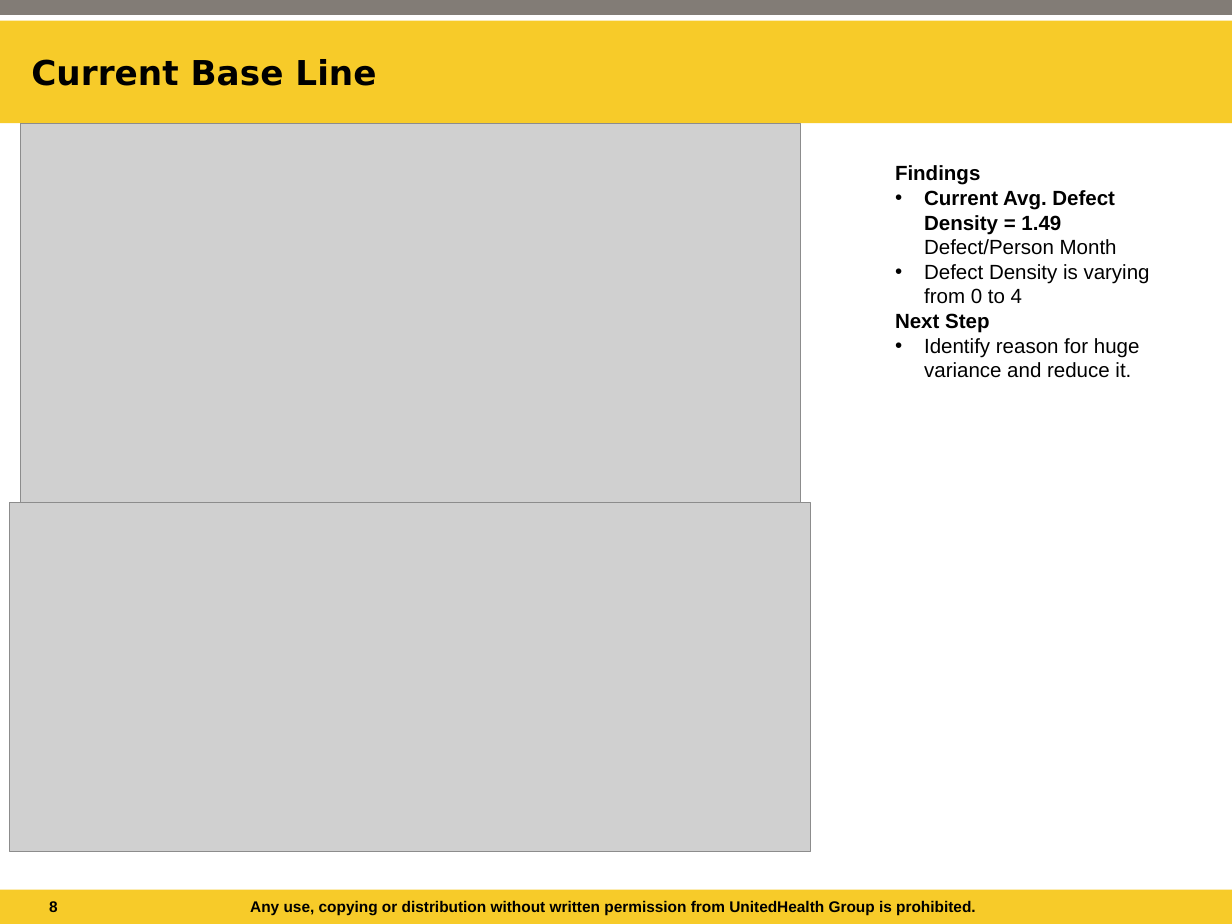
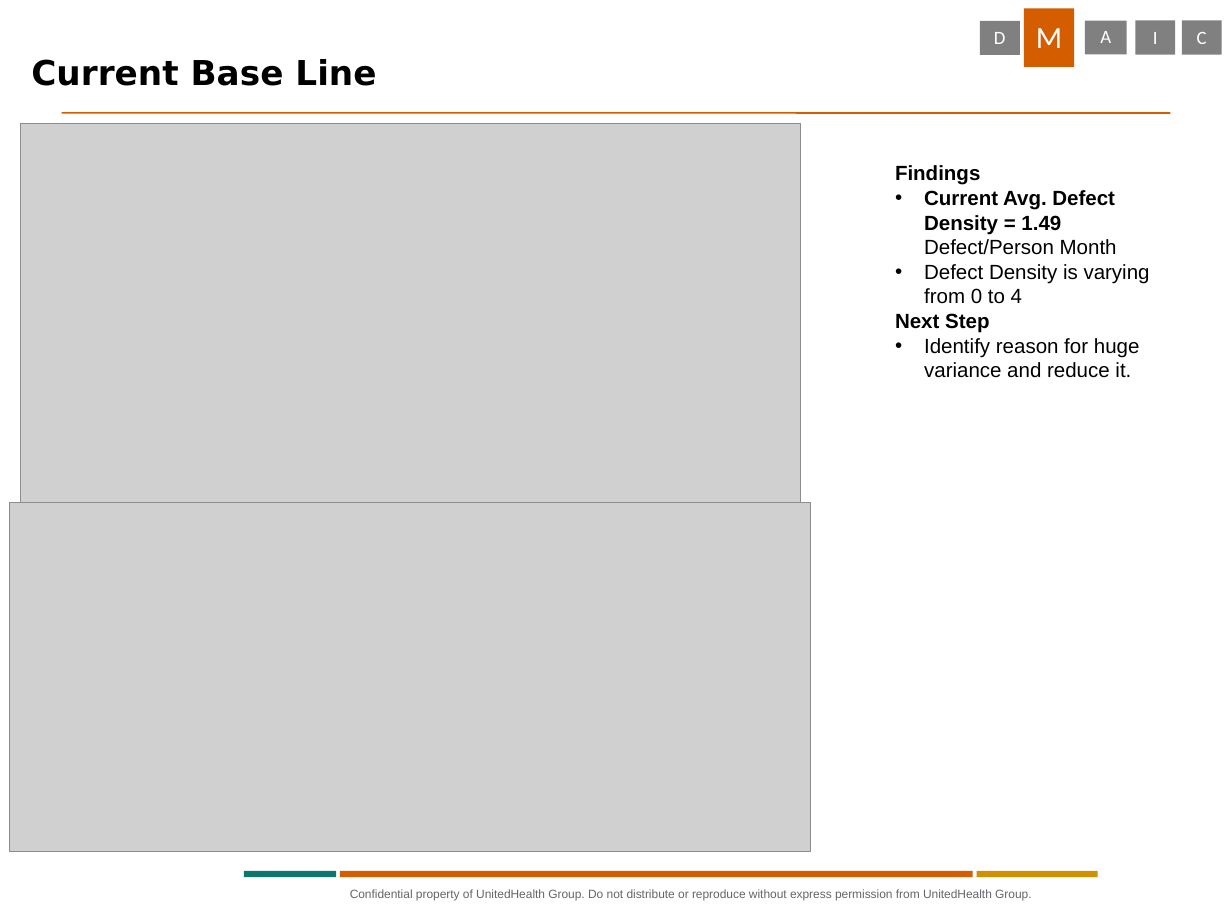
Before and after one commit to tp70227/GBDocs, a slide deck: slide 11 of Final update - DD GB.ppt (slide 8 before the commit). Drawn at 1232x924 pixels with LibreOffice and Linux fonts; fonts in the diff are those of the drawing; grey boxes stand for pictures; background and template pictures are left out. Boxes give left, top, right and bottom in pixels: in the first picture for what was removed or moved away, otherwise in the second. Text is boxed around its words. In the diff, an @@ line names an element or a change of style, - is before the commit and + after.

```diff
--- a/Final update - DD GB.ppt
+++ b/Final update - DD GB.ppt
@@ rectangle removed at (x1=0, y1=21, x2=1232, y2=123) @@
@@ rectangle removed at (x1=0, y1=0, x2=1232, y2=16) @@
@@ rectangle added at (x1=979, y1=21, x2=1019, y2=55), fill #808080, 11 pt, text #FFFFFF @@
+D
@@ rectangle added at (x1=1024, y1=9, x2=1074, y2=68), fill #D45D00, 18 pt, text #FFFFFF @@
+M
@@ rectangle added at (x1=1085, y1=21, x2=1127, y2=54), fill #808080, 11 pt, text #FFFFFF @@
+A
@@ rectangle added at (x1=1136, y1=21, x2=1175, y2=55), fill #808080, 11 pt, text #FFFFFF @@
+I
@@ rectangle added at (x1=1181, y1=21, x2=1221, y2=55), fill #808080, 11 pt, text #FFFFFF @@
+C
@@ freeform shape added at (x1=62, y1=113, x2=1170, y2=113), outline #D45D00 0.99 pt @@
@@ rectangle removed at (x1=0, y1=890, x2=1232, y2=924) @@
@@ rectangle added at (x1=244, y1=871, x2=336, y2=877), fill #0D776E @@
@@ rectangle added at (x1=340, y1=871, x2=973, y2=877), fill #D45D00 @@
@@ text at (x1=350, y1=889, x2=1031, y2=901): text changed; size 9 to 7 pt; text colour #000000 to #63666A; bold off @@
-Any use, copying or distribution without written permission from UnitedHealth Group is prohibited.
+Confidential property of UnitedHealth Group. Do not distribute or reproduce without express permission from UnitedHealth Group.
@@ rectangle added at (x1=977, y1=871, x2=1098, y2=877), fill #D19000 @@
@@ page number removed at (x1=49, y1=901, x2=58, y2=912) @@
-8
```
Also in this commit, not shown: 11 other slides changed, 11 slides added, 1 slide removed, 4 other files.
